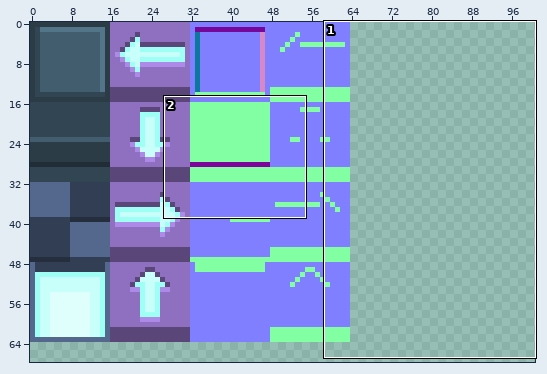
A sprite sheet gets an edit: assets/tileset.png. Above, an overview of the earlier version with the close-up marked.
Close-up. Earlier state:
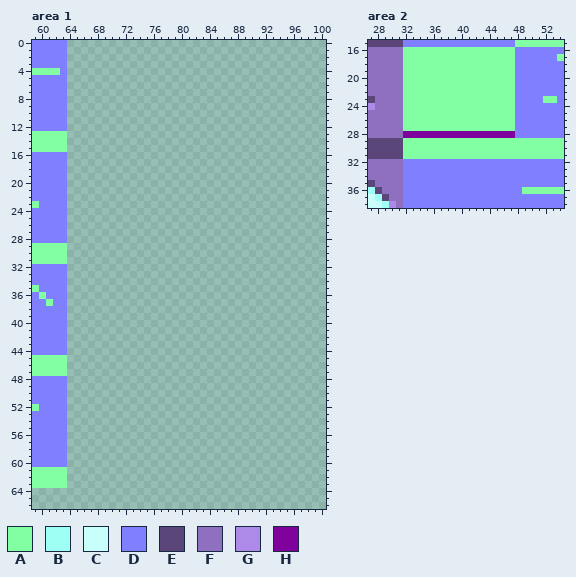
The file is 128x128 pixels. Shown: area 1: x 59..100, y 0..66; area 2: x 27..54, y 15..38. The wide view leaves out empty margins.
Palette (. is transparent): A #82ffa3  B #9efff5  C #c9fffa  D #807fff  E #5b467a  F #8f6fbf  G #ad89e8  H #7f029c
Pixels before, area 1 (only the part around the change), first column x 61:
 0 DDD...................................
 1 DDD...................................
 2 DDD...................................
 3 DDD...................................
 4 AAD...................................
 5 DDD...................................
 6 DDD...................................
 7 DDD...................................
 8 DDD...................................
 9 DDD...................................
10 DDD...................................
11 DDD...................................
12 DDD...................................
13 AAA...................................
14 AAA...................................
15 AAA...................................
16 DDD...................................
17 DDD...................................
18 DDD...................................
19 DDD...................................
20 DDD...................................
21 DDD...................................
22 DDD...................................
23 DDD...................................
24 DDD...................................
25 DDD...................................
26 DDD...................................
27 DDD...................................
28 DDD...................................
29 AAA...................................
30 AAA...................................
31 AAA...................................
32 DDD...................................
33 DDD...................................
34 DDD...................................
35 DDD...................................
36 DDD...................................
37 ADD...................................
38 DDD...................................
39 DDD...................................
40 DDD...................................
41 DDD...................................
42 DDD...................................
43 DDD...................................
44 DDD...................................
45 AAA...................................
46 AAA...................................
47 AAA...................................
48 DDD...................................
49 DDD...................................
50 DDD...................................
51 DDD...................................
52 DDD...................................
53 DDD...................................
54 DDD...................................
55 DDD...................................
56 DDD...................................
57 DDD...................................
58 DDD...................................
59 DDD...................................
60 DDD...................................
61 AAA...................................
62 AAA...................................
63 AAA...................................
64 ......................................
65 ......................................
66 ......................................
Pixels before, area 2, first column x 27:
15 EEEEEDDDDDDDDDDDDDDDDAAAAAAA
16 FFFFFAAAAAAAAAAAAAAAADDDDDDD
17 FFFFFAAAAAAAAAAAAAAAADDDDDDA
18 FFFFFAAAAAAAAAAAAAAAADDDDDDD
19 FFFFFAAAAAAAAAAAAAAAADDDDDDD
20 FFFFFAAAAAAAAAAAAAAAADDDDDDD
21 FFFFFAAAAAAAAAAAAAAAADDDDDDD
22 FFFFFAAAAAAAAAAAAAAAADDDDDDD
23 EFFFFAAAAAAAAAAAAAAAADDDDAAD
24 GFFFFAAAAAAAAAAAAAAAADDDDDDD
25 FFFFFAAAAAAAAAAAAAAAADDDDDDD
26 FFFFFAAAAAAAAAAAAAAAADDDDDDD
27 FFFFFAAAAAAAAAAAAAAAADDDDDDD
28 FFFFFHHHHHHHHHHHHHHHHDDDDDDD
29 EEEEEAAAAAAAAAAAAAAAAAAAAAAA
30 EEEEEAAAAAAAAAAAAAAAAAAAAAAA
31 EEEEEAAAAAAAAAAAAAAAAAAAAAAA
32 FFFFFDDDDDDDDDDDDDDDDDDDDDDD
33 FFFFFDDDDDDDDDDDDDDDDDDDDDDD
34 FFFFFDDDDDDDDDDDDDDDDDDDDDDD
35 EFFFFDDDDDDDDDDDDDDDDDDDDDDD
36 BEFFFDDDDDDDDDDDDDDDDDAAAAAA
37 CBEFFDDDDDDDDDDDDDDDDDDDDDDD
38 CCBGFDDDDDDDDDDDDDDDDDDDDDDD
The same view after the edit:
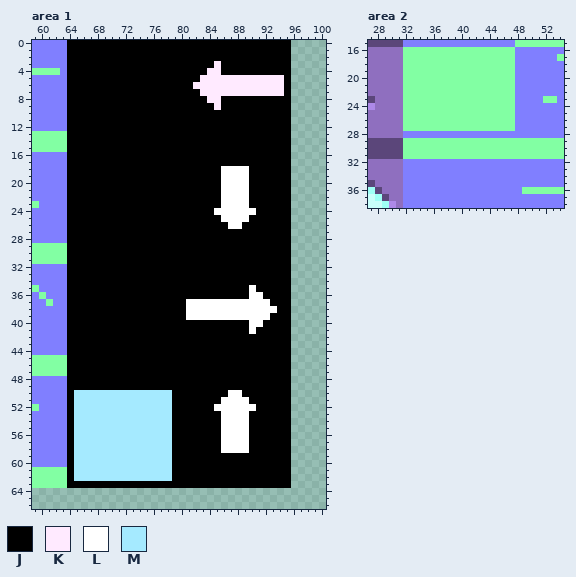
Colours new in this view: J #000000  K #ffeaff  L #ffffff  M #a5eaff
Difference:
Changed rows in their new state; - is an unchanged pixel.
Area 1:
first column x 64:
 0 JJJJJJJJJJJJJJJJJJJJJJJJJJJJJJJJ
 1 JJJJJJJJJJJJJJJJJJJJJJJJJJJJJJJJ
 2 JJJJJJJJJJJJJJJJJJJJJJJJJJJJJJJJ
 3 JJJJJJJJJJJJJJJJJJJJJKJJJJJJJJJJ
 4 JJJJJJJJJJJJJJJJJJJJKKJJJJJJJJJJ
 5 JJJJJJJJJJJJJJJJJJJKKKKKKKKKKKKJ
 6 JJJJJJJJJJJJJJJJJJKKKKKKKKKKKKKJ
 7 JJJJJJJJJJJJJJJJJJJKKKKKKKKKKKKJ
 8 JJJJJJJJJJJJJJJJJJJJKKJJJJJJJJJJ
 9 JJJJJJJJJJJJJJJJJJJJJKJJJJJJJJJJ
10 JJJJJJJJJJJJJJJJJJJJJJJJJJJJJJJJ
11 JJJJJJJJJJJJJJJJJJJJJJJJJJJJJJJJ
12 JJJJJJJJJJJJJJJJJJJJJJJJJJJJJJJJ
13 JJJJJJJJJJJJJJJJJJJJJJJJJJJJJJJJ
14 JJJJJJJJJJJJJJJJJJJJJJJJJJJJJJJJ
15 JJJJJJJJJJJJJJJJJJJJJJJJJJJJJJJJ
16 JJJJJJJJJJJJJJJJJJJJJJJJJJJJJJJJ
17 JJJJJJJJJJJJJJJJJJJJJJJJJJJJJJJJ
18 JJJJJJJJJJJJJJJJJJJJJJLLLLJJJJJJ
19 JJJJJJJJJJJJJJJJJJJJJJLLLLJJJJJJ
20 JJJJJJJJJJJJJJJJJJJJJJLLLLJJJJJJ
21 JJJJJJJJJJJJJJJJJJJJJJLLLLJJJJJJ
22 JJJJJJJJJJJJJJJJJJJJJJLLLLJJJJJJ
23 JJJJJJJJJJJJJJJJJJJJJJLLLLJJJJJJ
24 JJJJJJJJJJJJJJJJJJJJJLLLLLLJJJJJ
25 JJJJJJJJJJJJJJJJJJJJJJLLLLJJJJJJ
26 JJJJJJJJJJJJJJJJJJJJJJJLLJJJJJJJ
27 JJJJJJJJJJJJJJJJJJJJJJJJJJJJJJJJ
28 JJJJJJJJJJJJJJJJJJJJJJJJJJJJJJJJ
29 JJJJJJJJJJJJJJJJJJJJJJJJJJJJJJJJ
30 JJJJJJJJJJJJJJJJJJJJJJJJJJJJJJJJ
31 JJJJJJJJJJJJJJJJJJJJJJJJJJJJJJJJ
32 JJJJJJJJJJJJJJJJJJJJJJJJJJJJJJJJ
33 JJJJJJJJJJJJJJJJJJJJJJJJJJJJJJJJ
34 JJJJJJJJJJJJJJJJJJJJJJJJJJJJJJJJ
35 JJJJJJJJJJJJJJJJJJJJJJJJJJLJJJJJ
36 JJJJJJJJJJJJJJJJJJJJJJJJJJLLJJJJ
37 JJJJJJJJJJJJJJJJJLLLLLLLLLLLLJJJ
38 JJJJJJJJJJJJJJJJJLLLLLLLLLLLLLJJ
39 JJJJJJJJJJJJJJJJJLLLLLLLLLLLLJJJ
40 JJJJJJJJJJJJJJJJJJJJJJJJJJLLJJJJ
41 JJJJJJJJJJJJJJJJJJJJJJJJJJLJJJJJ
42 JJJJJJJJJJJJJJJJJJJJJJJJJJJJJJJJ
43 JJJJJJJJJJJJJJJJJJJJJJJJJJJJJJJJ
44 JJJJJJJJJJJJJJJJJJJJJJJJJJJJJJJJ
45 JJJJJJJJJJJJJJJJJJJJJJJJJJJJJJJJ
46 JJJJJJJJJJJJJJJJJJJJJJJJJJJJJJJJ
47 JJJJJJJJJJJJJJJJJJJJJJJJJJJJJJJJ
48 JJJJJJJJJJJJJJJJJJJJJJJJJJJJJJJJ
49 JJJJJJJJJJJJJJJJJJJJJJJJJJJJJJJJ
50 JMMMMMMMMMMMMMMJJJJJJJJLLJJJJJJJ
51 JMMMMMMMMMMMMMMJJJJJJJLLLLJJJJJJ
52 JMMMMMMMMMMMMMMJJJJJJLLLLLLJJJJJ
53 JMMMMMMMMMMMMMMJJJJJJJLLLLJJJJJJ
54 JMMMMMMMMMMMMMMJJJJJJJLLLLJJJJJJ
55 JMMMMMMMMMMMMMMJJJJJJJLLLLJJJJJJ
56 JMMMMMMMMMMMMMMJJJJJJJLLLLJJJJJJ
57 JMMMMMMMMMMMMMMJJJJJJJLLLLJJJJJJ
58 JMMMMMMMMMMMMMMJJJJJJJLLLLJJJJJJ
59 JMMMMMMMMMMMMMMJJJJJJJJJJJJJJJJJ
60 JMMMMMMMMMMMMMMJJJJJJJJJJJJJJJJJ
61 JMMMMMMMMMMMMMMJJJJJJJJJJJJJJJJJ
62 JMMMMMMMMMMMMMMJJJJJJJJJJJJJJJJJ
63 JJJJJJJJJJJJJJJJJJJJJJJJJJJJJJJJ
Area 2:
first column x 32:
28 DDDDDDDDDDDDDDDD
Where, in picture pixels (left, top, right, bottom), the same in both close-ups:
added: (67, 40, 291, 488)
changed: (403, 131, 515, 138)
